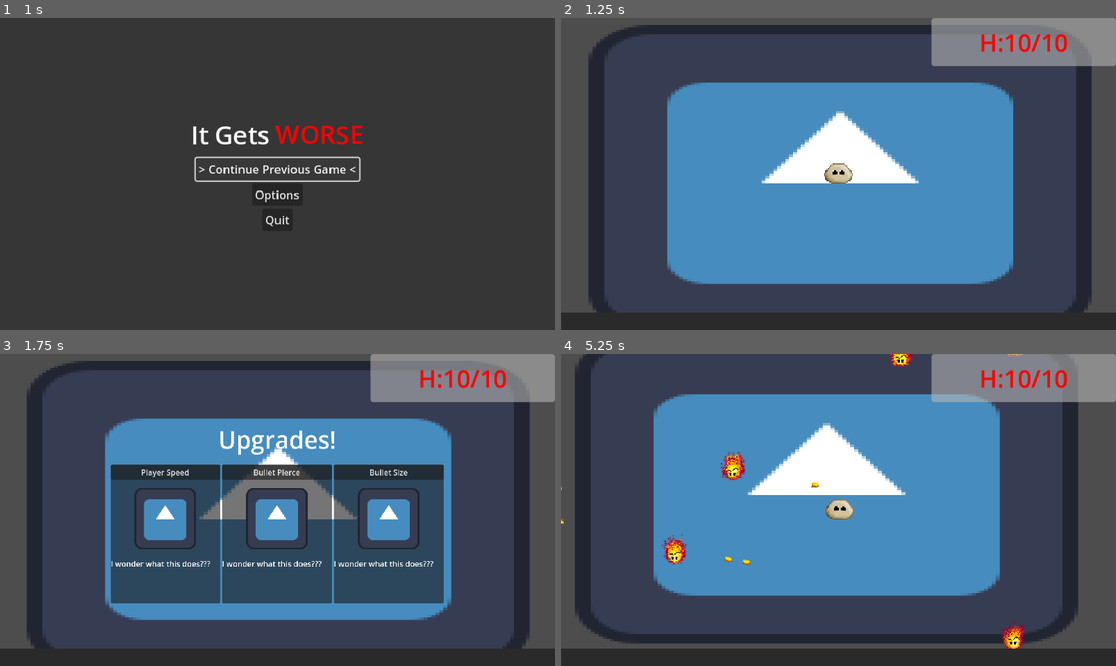
Above: before the commit, frames 1-4 (two rows, left to right).
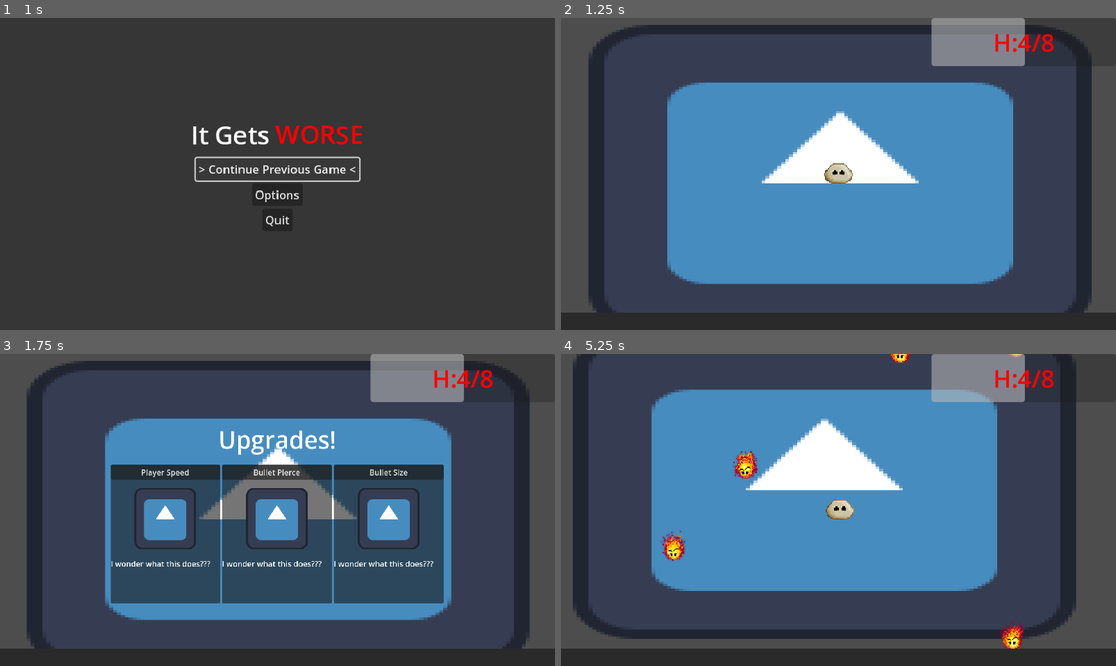
Above: after the commit, the same moments.

Repository: PixelSaver/it-gets-worse
Game: Godot game, scene res://UI/main_menu.tscn
The game is run twice, just before and just after one commit, with the same random seed, the same clock (stepped at 60 frames per second) and the same inputs. The engine's default icon, where the game draws it, is replaced by a stand-in: a white triangle on a blue panel in a dark square.
Inputs (mouse positions are in pixels of both pictures, inside the frame that each line leads up to):
- Up to frame 1 (1 s): click "> Continue Previous Game <" at 0.5 s
- Up to frame 2 (1.25 s): no input
- Up to frame 3 (1.75 s): tap Enter at 1.25 s; move the mouse to (399, 494) at 1.27 s; hold D (right) from 1.28 s (still down); tap U (u) at 1.35 s
- Up to frame 4 (5.25 s): release D (right) at 2 s; click (727, 534) at 2.02 s; move the mouse to (727, 525) at 2.77 s; hold S (down) 2.78-3.5 s; click (727, 525) at 2.85 s; tap U (u) at 3.05, 4.35 s; click (727, 534) at 3.5 s; move the mouse to (894, 441) at 4.27 s; hold D (right) 4.28-5 s; click (838, 534) at 5.02 s

Frame 1 is identical in both runs. In frame 2, 2.8% of the frame differs, in the area x 75-100%, y 0-16%; in frame 3, 2.8%; in frame 4, 11%, in the area x 0-100%, y 0-95%.

Commit message:
experience leads to upgrade

Diff:
--- a/Scenes/enemy.tscn
+++ b/Scenes/enemy.tscn
@@ -173,7 +173,7 @@
 sprite_frames = SubResource("SpriteFrames_8cim4")
 animation = &"idle"
 autoplay = "idle"
-frame_progress = 0.201594
+frame_progress = 0.522074
 offset = Vector2(0.705, -2.555)
 
 [connection signal="area_entered" from="HitboxComponent" to="." method="_on_hitbox_component_area_entered"]
--- a/Scenes/main.tscn
+++ b/Scenes/main.tscn
@@ -260,3 +260,4 @@
 
 [connection signal="health_changed" from="Player/HealthComponent" to="UI" method="_on_health_component_health_changed"]
 [connection signal="exp_changed" from="Player/ExperienceComponent" to="UI" method="update_exp_bar"]
+[connection signal="level_up" from="Player/ExperienceComponent" to="UpgradeManager" method="_on_experience_component_level_up"]
--- a/Scripts/experience_component.gd
+++ b/Scripts/experience_component.gd
@@ -2,6 +2,7 @@
 class_name ExperienceComponent
 
 signal exp_changed(new_exp:float, new_max_exp:float)
+signal level_up(new_level:int)
 @export var leveling_curve : Curve
 var level :int = 1
 var exp : float = 0.0 :
@@ -16,10 +17,11 @@
 
 func update_exp(additional_exp:float):
 	exp += additional_exp
-	if exp > max_exp:
+	while exp > max_exp:
 		exp -= max_exp
 		max_exp = calc_max_exp(level + 1)
 		level += 1
+		level_up.emit(level)
 	exp_changed.emit(exp, max_exp)
 
 func calc_max_exp(new_level:int):
--- a/Scripts/player.gd
+++ b/Scripts/player.gd
@@ -24,6 +24,10 @@
 
 func _ready():
 	Global.player = self
+
+	await get_tree().process_frame
+	for upgrade in Global.upgrade_manager.all_upgrades:
+		add_upgrade(upgrade)
 
 func _physics_process(delta: float) -> void:
 	if Input.is_action_pressed("left_click") and gun_automatic:
--- a/Scripts/upgrade_manager.gd
+++ b/Scripts/upgrade_manager.gd
@@ -28,3 +28,8 @@
 			all_upgrades[randi_range(0,all_upgrades.size()-1)]
 		)
 	return out
+
+
+func _on_experience_component_level_up(new_level: int) -> void:
+	var test_array : Array[BaseStrategy] = pick_random(3)
+	Global.ui.show_upgrade(test_array)
